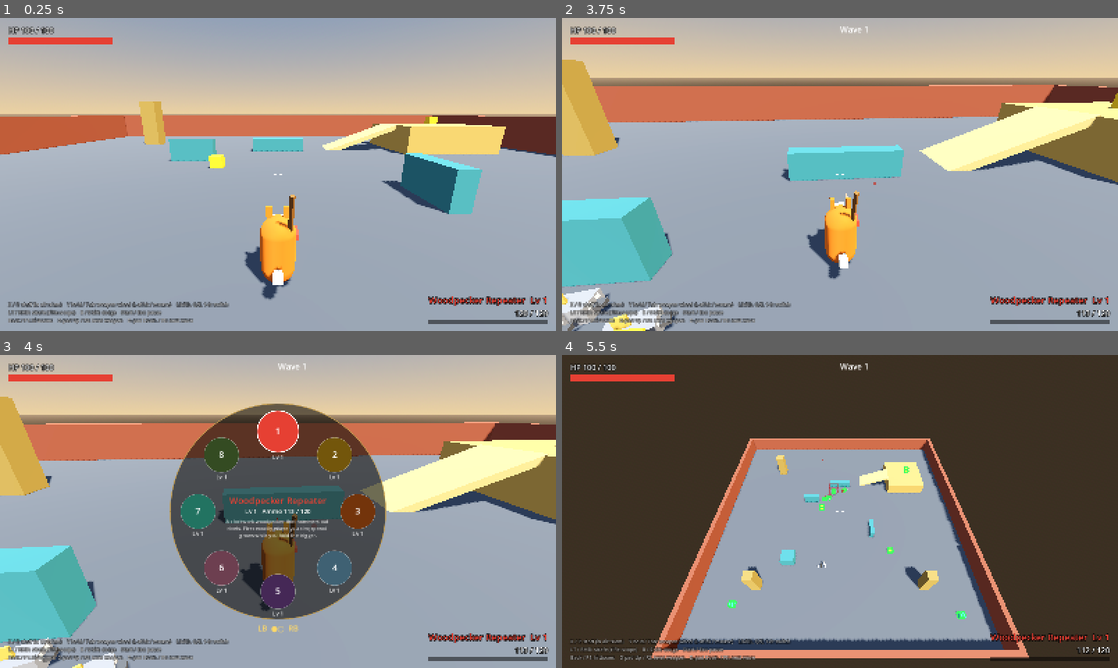
Above: before the commit, frames 1-4 (two rows, left to right).
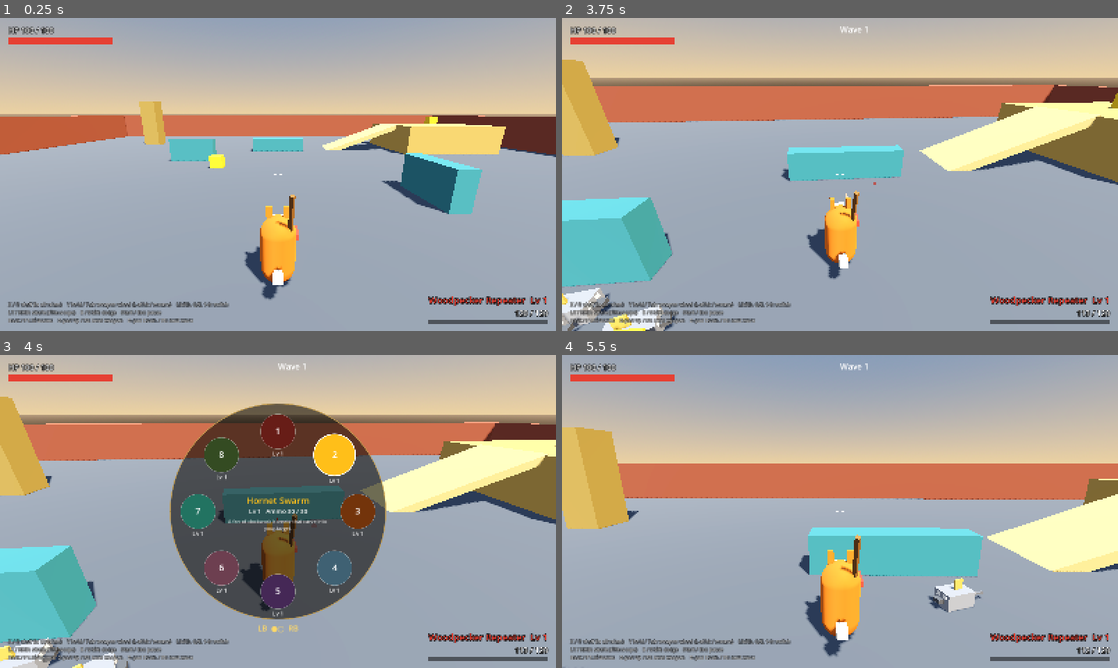
Above: after the commit, the same moments.

Repository: ArcticGizmo/project-fox
Game: Godot game, scene res://tools/screenshot.tscn
Two runs of this game, one before a commit and one after it. Both use one fixed random seed, a clock stepped at 60 frames per second and the inputs below. This scene is started directly instead of the project's main scene.
Inputs (mouse positions are in pixels of both pictures, inside the frame that each line leads up to):
- Up to frame 1 (0.25 s): no input
- Up to frame 2 (3.75 s): tap Enter (ui_accept) at 0.5 s; move the mouse to (962, 158) at 0.52 s; hold D (move_right) 0.53-1.28 s; tap Right (look_right) at 0.6, 1.55, 2.3, 3.05 s; click (962, 158) at 0.67 s; tap Space (jump) at 0.77, 1.52, 3.02 s; move the mouse to (812, 174) at 1.27 s; hold W (move_forward) from 1.28 s (still down); tap Shift (dodge) at 1.35 s; move the mouse to (851, 168) at 2.02 s; press the mouse at (851, 168) at 2.03 s; move the mouse to (834, 180) at 2.77 s; release the mouse at (834, 180) at 2.78 s; tap Down (look_down) at 2.85 s; click (834, 180) at 2.92 s; move the mouse to (878, 177) at 3.52 s; tap Left (look_left) at 3.6 s
- Up to frame 3 (4 s): keep holding W (move_forward); tap Space (jump) at 3.77 s; tap Right (look_right) at 3.8 s
- Up to frame 4 (5.5 s): move the mouse to (795, 508) at 4.27 s; tap Right (look_right) at 4.35, 5.3 s; tap Space (jump) at 4.52 s; move the mouse to (867, 511) at 5.02 s; release W (move_forward) at 5.03 s; hold S (move_back) from 5.03 s (still down); tap Up (look_up) at 5.1 s; click (867, 511) at 5.17 s

Frames 1-2 are identical in both runs. In frame 3, 2.4% of the frame differs, in the area x 40-64%, y 17-59%; in frame 4, 85%, in the area x 0-100%, y 0-100%.

Commit message:
Frost: blue glow builds with chill, frozen enemies encased in an ice block
Co-Authored-By: Claude Opus 5.5 <noreply@anthropic.com>

Diff:
--- a/scripts/enemies/enemy.gd
+++ b/scripts/enemies/enemy.gd
@@ -33,6 +33,8 @@
 const POISON_TICK := 0.5
 const CONTAGION_RADIUS := 4.5
 const FREEZE_COLOR := Color(0.6, 0.88, 1.0)
+## Blue glow at full chill, so the build-up towards a freeze reads clearly.
+const CHILL_GLOW := Color(0.15, 0.45, 1.0)
 const POISON_COLOR := Color(0.4, 1.0, 0.2)
 const EXPOSED_COLOR := Color(0.75, 0.3, 1.0)
 
@@ -101,6 +103,8 @@
 var _poison_contagious: bool = false
 var _was_disabled: bool = false
 var _web: Node3D
+## Transparent ice block shown around the body while frozen.
+var ice_block: MeshInstance3D
 
 
 func _ready() -> void:
@@ -243,6 +247,26 @@
 		strand.rotation.y = PI * float(i) / 3.0
 		_web.add_child(strand)
 
+	# Ice block encasing the body (snout included), shown while frozen.
+	ice_block = MeshInstance3D.new()
+	ice_block.name = "IceBlock"
+	var ice_mesh := BoxMesh.new()
+	ice_mesh.size = Vector3(e.x + 0.3, e.y + 0.25, e.z + 0.5)
+	ice_block.mesh = ice_mesh
+	var ice := StandardMaterial3D.new()
+	ice.albedo_color = Color(0.7, 0.9, 1.0, 0.35)
+	ice.transparency = BaseMaterial3D.TRANSPARENCY_ALPHA
+	ice.emission_enabled = true
+	ice.emission = Color(0.2, 0.45, 0.7)
+	ice.roughness = 0.05
+	ice.metallic_specular = 1.0
+	ice.cull_mode = BaseMaterial3D.CULL_DISABLED
+	ice_block.material_override = ice
+	ice_block.cast_shadow = GeometryInstance3D.SHADOW_CASTING_SETTING_OFF
+	ice_block.position = Vector3(0, (e.y + 0.25) * 0.5, -0.1)
+	ice_block.visible = false
+	visual.add_child(ice_block)
+
 
 func add_visual_box(size: Vector3, pos: Vector3, c: Color) -> MeshInstance3D:
 	var mi := MeshInstance3D.new()
@@ -544,6 +568,7 @@
 		frozen_left -= delta
 		if frozen_left <= 0.0:
 			chill = 0.0
+			GameFeel.impact(get_aim_point(), FREEZE_COLOR, extents().length() * 1.1, 0.2)
 	else:
 		_chill_hold -= delta
 		if _chill_hold <= 0.0:
@@ -652,9 +677,12 @@
 		glow += EXPOSED_COLOR * (0.3 + 0.2 * sin(_age * 10.0))
 	if is_frozen():
 		glow += FREEZE_COLOR * 0.5
+	elif chill > 0.0:
+		glow += CHILL_GLOW * chill * (0.6 + 0.15 * sin(_age * 8.0))
 	_material.emission = glow
-	_material.albedo_color = color.lerp(FREEZE_COLOR, 0.85 if is_frozen() else chill * 0.6)
+	_material.albedo_color = color.lerp(FREEZE_COLOR, 0.85 if is_frozen() else chill * 0.75)
 	_web.visible = is_rooted()
+	ice_block.visible = is_frozen() and not health.is_dead
 	visual.rotation.x = sin(_age * 30.0) * 0.06 if is_staggered() else 0.0
 	if not health.is_dead:
 		visual.scale = visual.scale.lerp(visual_scale, 1.0 - exp(-20.0 * delta))
--- a/tests/unit/test_status.gd
+++ b/tests/unit/test_status.gd
@@ -20,9 +20,13 @@
 	rat.add_chill(0.5, 2.0)
 	assert_near(rat.move_multiplier(), 1.0 - 0.5 * Enemy.CHILL_MAX_SLOW, 0.001, "half chill slows")
 	assert_near(rat.ai_speed(), rat.move_multiplier(), 0.001, "AI clock slows too")
+	await wait_frames(1)
+	assert_false(rat.ice_block.visible, "no ice block while only chilled")
 	rat.add_chill(0.5, 2.0)
 	assert_true(rat.is_frozen(), "full chill freezes")
 	assert_eq(rat.move_multiplier(), 0.0, "frozen enemies don't move")
+	await wait_frames(1)
+	assert_true(rat.ice_block.visible, "frozen enemies are encased in ice")
 
 
 func test_frozen_pauses_ai_takes_bonus_damage_and_thaws() -> void:
@@ -44,6 +48,7 @@
 	assert_false(bull.is_frozen(), "thawed after the resisted duration")
 	assert_eq(bull.chill, 0.0, "chill cleared on thaw")
 	await wait_frames(2)
+	assert_false(bull.ice_block.visible, "ice block gone on thaw")
 	assert_ne_state(bull, &"charge")
 
 
--- a/tools/screenshot.gd
+++ b/tools/screenshot.gd
@@ -26,12 +26,12 @@
 	await get_tree().create_timer(0.2).timeout
 	await _capture("firing.png")
 	Input.action_release(&"fire")
-	# Weapon wheel held with the right stick pushed right (slot 3 highlighted).
+	# Weapon wheel held with the left stick pushed right (slot 3 highlighted).
 	Input.action_press(&"weapon_wheel")
-	Input.action_press(&"look_right", 1.0)
+	Input.action_press(&"move_right", 1.0)
 	await get_tree().create_timer(0.3, true, false, true).timeout
 	await _capture("wheel.png")
-	Input.action_release(&"look_right")
+	Input.action_release(&"move_right")
 	await get_tree().create_timer(0.1, true, false, true).timeout
 	Input.action_release(&"weapon_wheel")
 	await get_tree().create_timer(0.3).timeout
@@ -51,6 +51,7 @@
 	Input.action_release(&"melee")
 	await _capture("melee.png")
 	await get_tree().create_timer(0.5).timeout
+	await _capture_status(arena.get("player") as Player)
 	# Overview from above to check layout and enemy scale.
 	var cam := Camera3D.new()
 	add_child(cam)
@@ -97,6 +98,32 @@
 	await get_tree().create_timer(0.4).timeout
 
 
+## Line two enemies up in the open: one half chilled, one frozen solid.
+func _capture_status(player: Player) -> void:
+	var enemies := get_tree().get_nodes_in_group(&"enemies")
+	if enemies.size() < 2:
+		return
+	DebugSettings.show_boxes = false
+	var chilled := enemies[0] as Enemy
+	var frozen := enemies[1] as Enemy
+	var base := player.global_position + Vector3(0, 0, 6)
+	chilled.global_position = base + Vector3(-1.6, 0, 0)
+	frozen.global_position = base + Vector3(1.6, 0, 0)
+	frozen.freeze(5.0)
+	await get_tree().physics_frame
+	# Keep the chilled one still without stopping its visuals ticking.
+	chilled.root(5.0)
+	chilled.add_chill(0.6, 5.0)
+	var cam := Camera3D.new()
+	add_child(cam)
+	cam.global_position = base + Vector3(0, 2.5, 5.0)
+	cam.look_at(base + Vector3.UP * 0.6)
+	cam.make_current()
+	await get_tree().create_timer(0.1).timeout
+	await _capture("status.png")
+	cam.queue_free()
+
+
 func _capture(file_name: String) -> void:
 	await RenderingServer.frame_post_draw
 	var img := get_viewport().get_texture().get_image()
Not shown, changed: CLAUDE.md
